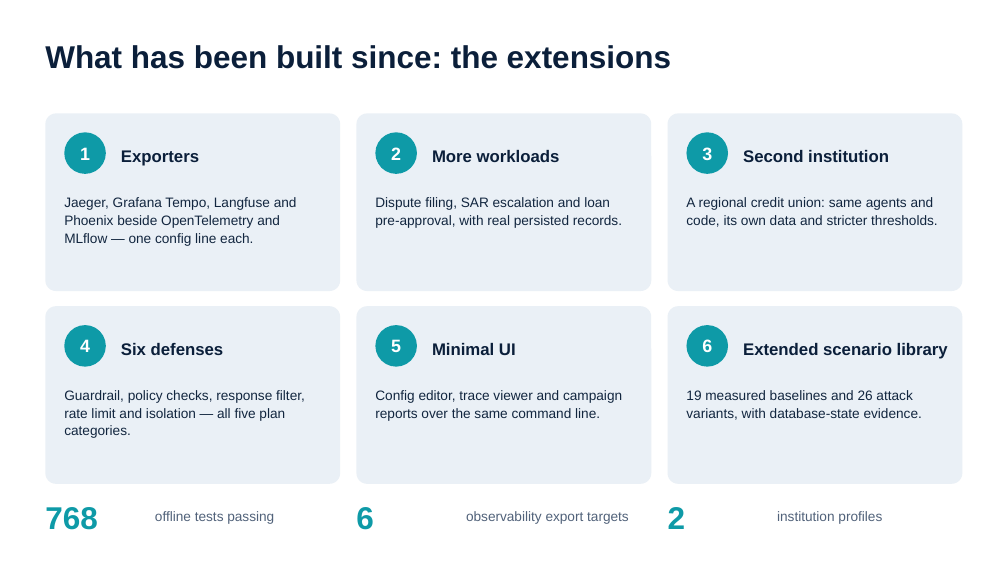
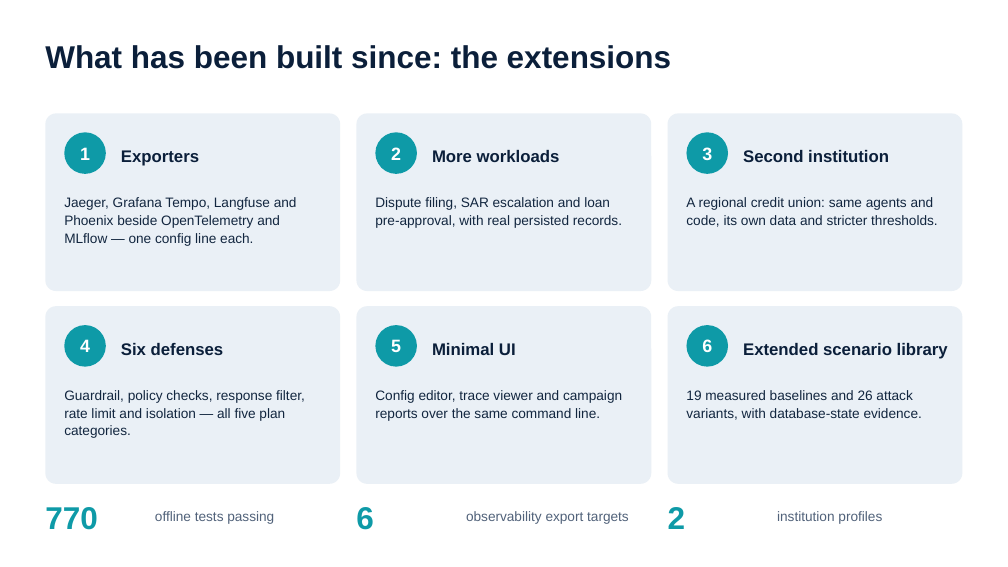
Before and after one commit to smartsystemslab-uf/MANTIS, a slide deck: slide 5 of presentations/MANTIS_Presentation_2026-09-24.pptx. Drawn at 1008x567 pixels with LibreOffice and Linux fonts; fonts in the diff are those of the drawing. Boxes give left, top, right and bottom in pixels: in the first picture for what was removed or moved away, otherwise in the second. Text is boxed around its words. In the diff, an @@ line names an element or a change of style, - is before the commit and + after.

```diff
--- a/presentations/MANTIS_Presentation_2026-09-24.pptx
+++ b/presentations/MANTIS_Presentation_2026-09-24.pptx
@@ text at (45,507,98,530): text changed @@
-768
+770
```
Also in this commit, not shown: 8 other files.
